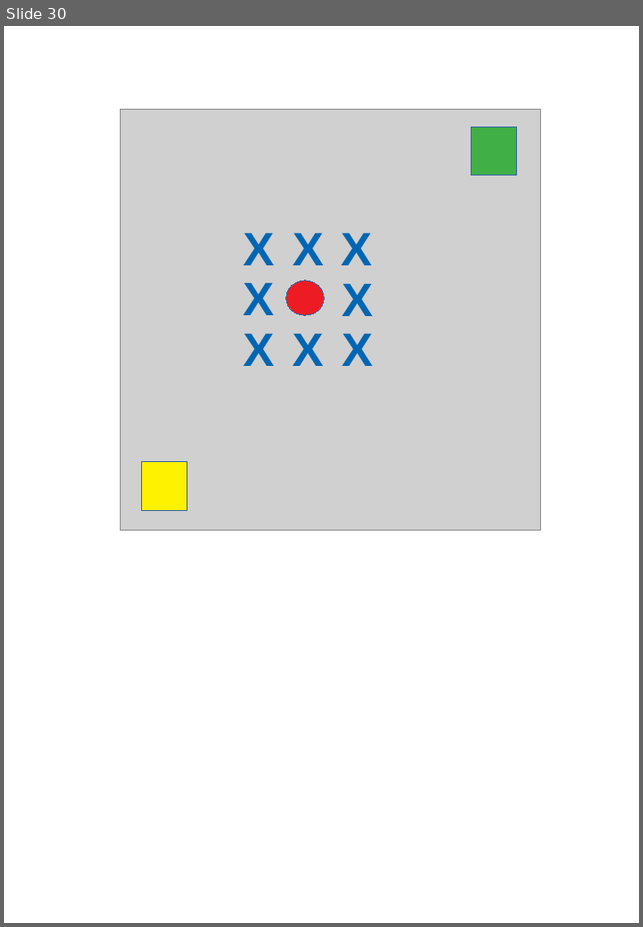
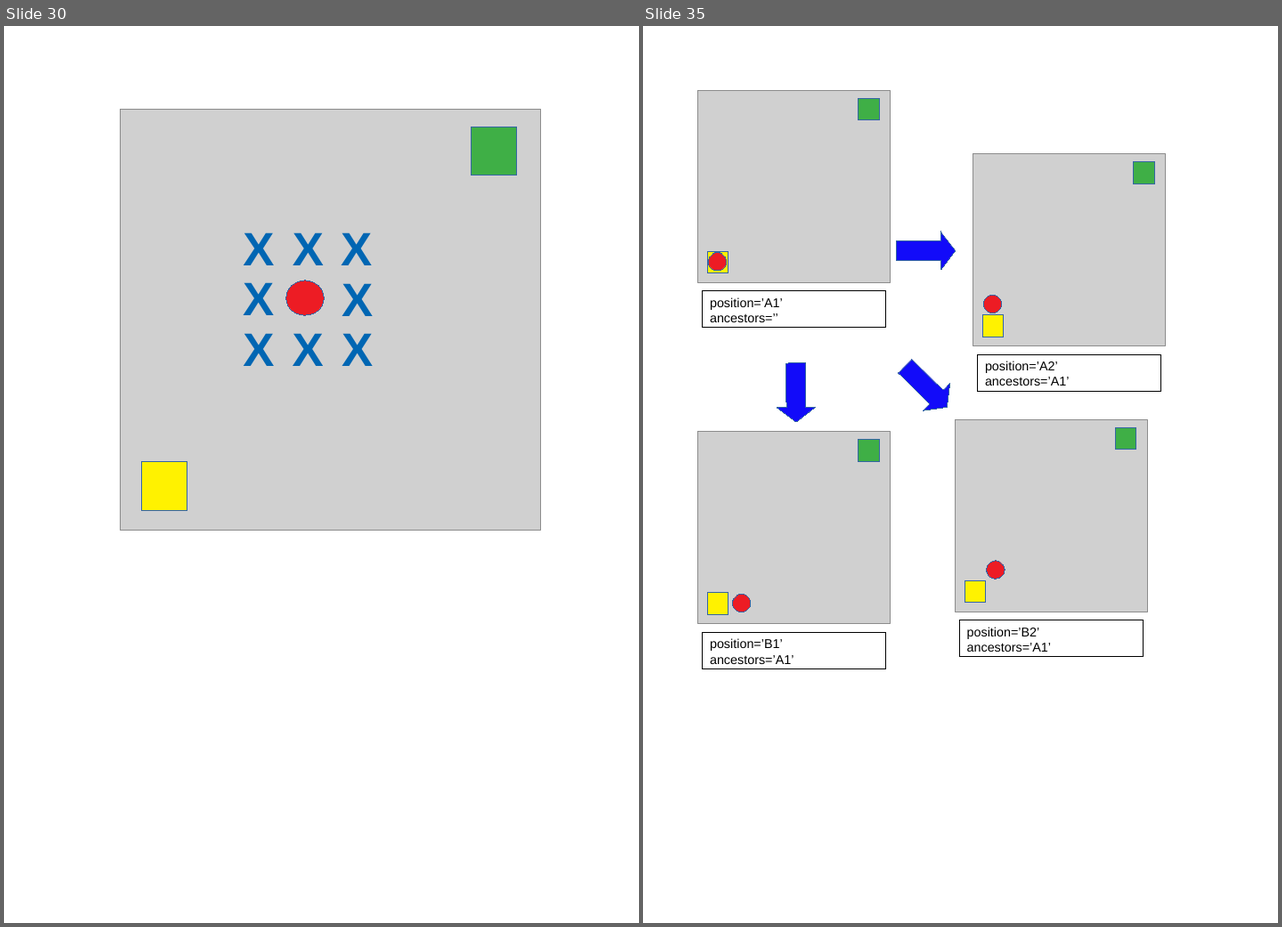
Before and after one commit to fabhrius/La-Cosa, a slide deck: capitulos/3 - Resolver un problema simple/Resolviendo un problema simple.odp. Shown side by side, each under a label of ours: slide 30 before the commit, slides 30 and 35 after it; the slides between them are not shown. The pictures are 643x927 and 1282x927 pixels, drawn with LibreOffice and Linux fonts; fonts in the diff are those of the drawing; grey boxes stand for pictures. Boxes give left, top, right and bottom in pixels: in the first picture for what was removed or moved away, otherwise in the second. Text is boxed around its words. In the diff, an @@ line names an element or a change of style, - is before the commit and + after.

```diff
--- a/capitulos/3 - Resolver un problema simple/Resolviendo un problema simple.odp
+++ b/capitulos/3 - Resolver un problema simple/Resolviendo un problema simple.odp
@@ slide 35 added at bbox=[643, 26, 1278, 923], background #FFFFFF @@
@@ picture added at bbox=[698, 90, 890, 282] @@
@@ rectangle added at bbox=[858, 98, 880, 120], fill #3FAF46, outline #3465A4 0 pt @@
@@ picture added at bbox=[973, 153, 1165, 346] @@
@@ rectangle added at bbox=[1133, 162, 1154, 184], fill #3FAF46, outline #3465A4 0 pt @@
@@ right arrow added at bbox=[896, 232, 955, 270], fill #120BF9, outline #3465A4 0 pt @@
@@ rectangle added at bbox=[707, 251, 728, 273], fill #FFF200, outline #3465A4 0 pt @@
@@ ellipse added at bbox=[708, 252, 727, 271], fill #ED1C24, outline #3465A4 0 pt @@
@@ rectangle added at bbox=[702, 290, 885, 328], outline #000000 0 pt, 12 pt, text #000000 @@
+position=’A1’
+ancestors=’’
@@ rectangle added at bbox=[983, 314, 1003, 337], fill #FFF200, outline #3465A4 0 pt @@
@@ ellipse added at bbox=[983, 295, 1002, 313], fill #ED1C24, outline #3465A4 0 pt @@
@@ right arrow added at bbox=[777, 363, 816, 422], fill #120BF9, outline #3465A4 0 pt @@
@@ right arrow added at bbox=[891, 353, 960, 421], fill #120BF9, outline #3465A4 0 pt @@
@@ rectangle added at bbox=[977, 354, 1160, 391], outline #000000 0 pt, 12 pt, text #000000 @@
+position=’A2’
+ancestors=’A1’
@@ picture added at bbox=[955, 419, 1147, 612] @@
@@ picture added at bbox=[698, 432, 890, 624] @@
@@ rectangle added at bbox=[858, 440, 880, 462], fill #3FAF46, outline #3465A4 0 pt @@
@@ rectangle added at bbox=[1115, 428, 1136, 451], fill #3FAF46, outline #3465A4 0 pt @@
@@ rectangle added at bbox=[964, 580, 986, 603], fill #FFF200, outline #3465A4 0 pt @@
@@ ellipse added at bbox=[986, 561, 1004, 580], fill #ED1C24, outline #3465A4 0 pt @@
@@ rectangle added at bbox=[707, 593, 728, 615], fill #FFF200, outline #3465A4 0 pt @@
@@ ellipse added at bbox=[733, 594, 752, 613], fill #ED1C24, outline #3465A4 0 pt @@
@@ rectangle added at bbox=[702, 632, 885, 669], outline #000000 0 pt, 12 pt, text #000000 @@
+position=’B1’
+ancestors=’A1’
@@ rectangle added at bbox=[959, 621, 1142, 658], outline #000000 0 pt, 12 pt, text #000000 @@
+position=’B2’
+ancestors=’A1’
```
Also in this commit, not shown: 4 other slides added, 29 other files.
